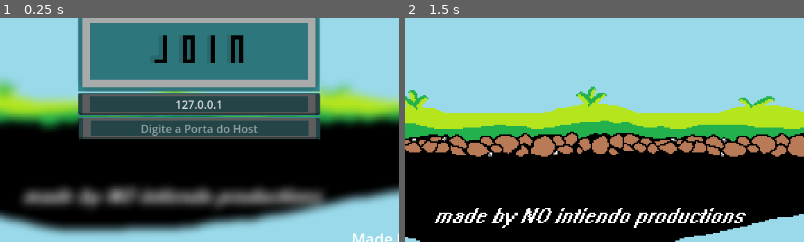
Above: before the commit, frames 1-2 (left to right).
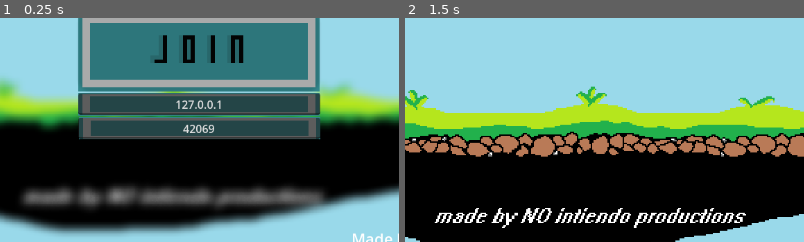
Above: after the commit, the same moments.

Repository: nauancastro/sumo-redes
Game: Godot game, scene res://Menu.tscn
The game is run twice, just before and just after one commit, with the same random seed, the same clock (stepped at 60 frames per second) and the same inputs.
Inputs (mouse positions are % of the whole screen's width and height, from its top left):
- Up to frame 1 (0.25 s): no input
- Up to frame 2 (1.5 s): tap Enter at 0.5 s; hold D 0.53-1.25 s; hold Enter 0.53-1.25 s; tap Space at 0.77 s; click (48, 15) at 1.25 s
The pictures show only the part of the screen within x 23-73%, y 47-97%; the shares and areas given below are measured in that part.

The runs differ from the first frame. In frame 1, 0.6% of the frame differs, in the area x 35-65%, y 47-53%; in frame 2, nothing differs.

Commit message:
InputPORT Default Text
Atualizei e deixei o texto do InputPORT padrão como o do host para ficar mais fácil testar

Diff:
--- a/Menu.tscn
+++ b/Menu.tscn
@@ -43,6 +43,7 @@
 modulate = Color(0.59607846, 0.91764706, 0.90588236, 0.24705882)
 clip_children = 2
 anchors_preset = -1
+anchor_top = -0.017241478
 anchor_bottom = -0.017241478
 offset_left = -29.655172
 offset_top = -10.000001
@@ -131,6 +132,7 @@
 
 [node name="InputPORT" type="LineEdit" parent="VBoxContainer"]
 layout_mode = 2
+text = "42069"
 placeholder_text = "Digite a Porta do Host"
 alignment = 1
 context_menu_enabled = false
